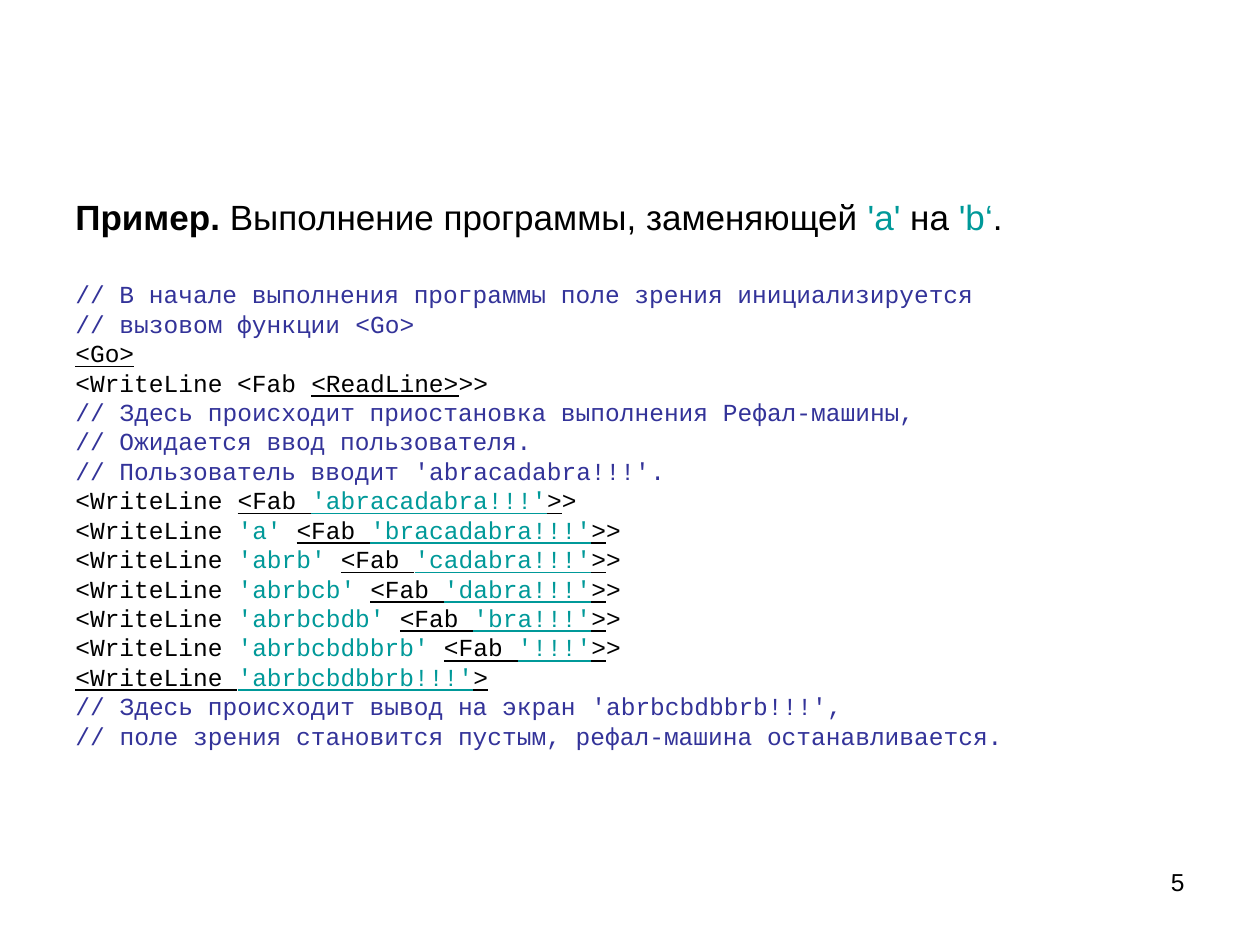
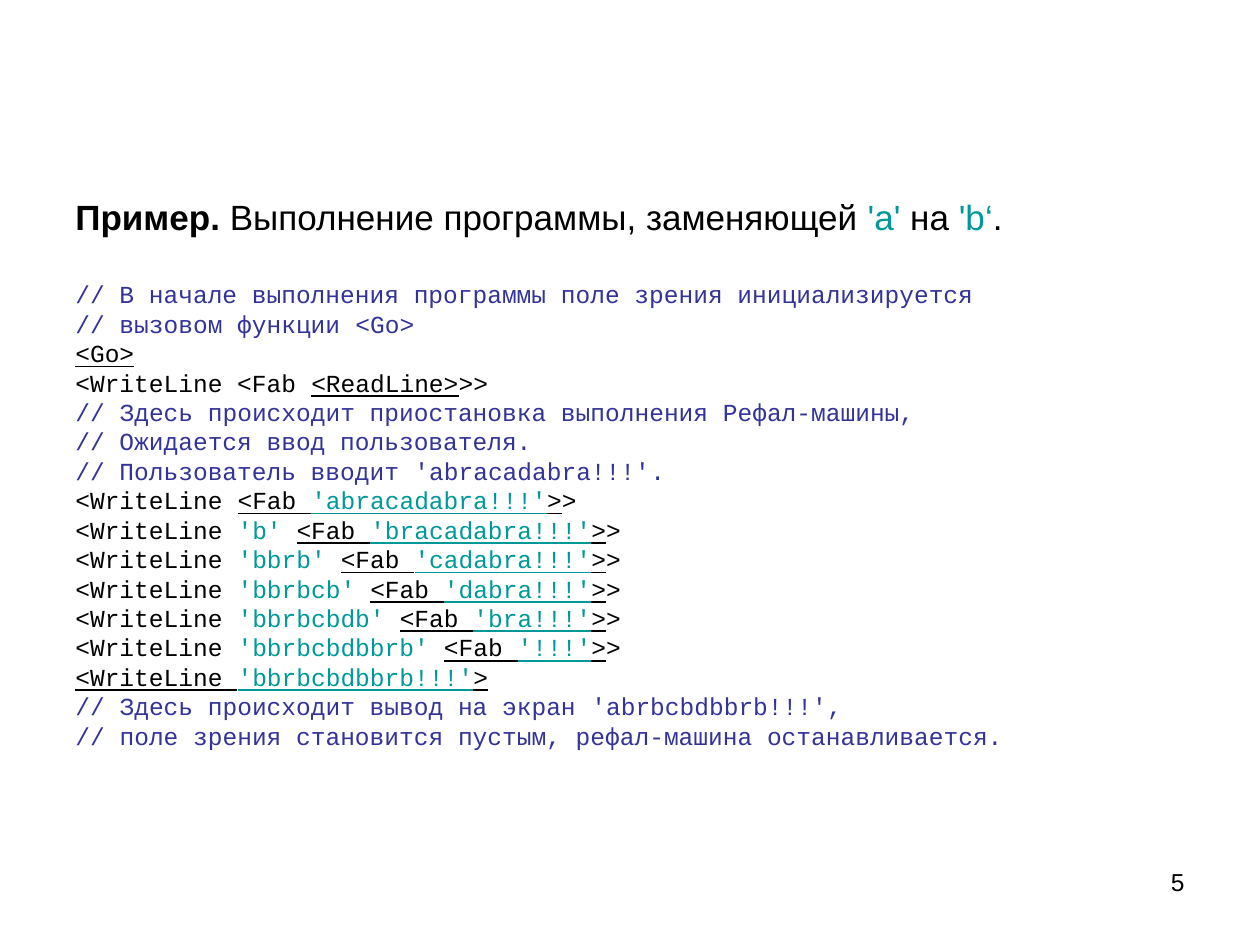
Before and after one commit to Mazdaywik/Refal-05, a slide deck: slide 5 of doc/Компилятор Простого Рефала.ppt. Drawn at 1260x945 pixels with LibreOffice and Linux fonts; fonts in the diff are those of the drawing. Boxes give left, top, right and bottom in pixels: in the first picture for what was removed or moved away, otherwise in the second. Text is boxed around its words. In the diff, an @@ line names an element or a change of style, - is before the commit and + after.

```diff
--- a/doc/Компилятор Простого Рефала.ppt
+++ b/doc/Компилятор Простого Рефала.ppt
@@ title at [75, 204, 1003, 750]: text changed @@
-Пример. Выполнение программы, заменяющей 'a' на 'b‘.
-// В начале выполнения программы поле зрения инициализируется
-// вызовом функции <Go>
-<Go>
-<WriteLine <Fab <ReadLine>>>
-// Здесь происходит приостановка выполнения Рефал-машины,
-// Ожидается ввод пользователя.
-// Пользователь вводит 'abracadabra!!!'.
-<WriteLine <Fab 'abracadabra!!!'>>
-<WriteLine 'a' <Fab 'bracadabra!!!'>>
-<WriteLine 'abrb' <Fab 'cadabra!!!'>>
-<WriteLine 'abrbcb' <Fab 'dabra!!!'>>
-<WriteLine 'abrbcbdb' <Fab 'bra!!!'>>
-<WriteLine 'abrbcbdbbrb' <Fab '!!!'>>
-<WriteLine 'abrbcbdbbrb!!!'>
-// Здесь происходит вывод на экран 'abrbcbdbbrb!!!',
-// поле зрения становится пустым, рефал-машина останавливается.
+Пример. Выполнение программы, заменяющей 'a' на 'b‘.
+// В начале выполнения программы поле зрения инициализируется
+// вызовом функции <Go>
+<Go>
+<WriteLine <Fab <ReadLine>>>
+// Здесь происходит приостановка выполнения Рефал-машины,
+// Ожидается ввод пользователя.
+// Пользователь вводит 'abracadabra!!!'.
+<WriteLine <Fab 'abracadabra!!!'>>
+<WriteLine 'b' <Fab 'bracadabra!!!'>>
+<WriteLine 'bbrb' <Fab 'cadabra!!!'>>
+<WriteLine 'bbrbcb' <Fab 'dabra!!!'>>
+<WriteLine 'bbrbcbdb' <Fab 'bra!!!'>>
+<WriteLine 'bbrbcbdbbrb' <Fab '!!!'>>
+<WriteLine 'bbrbcbdbbrb!!!'>
+// Здесь происходит вывод на экран 'abrbcbdbbrb!!!',
+// поле зрения становится пустым, рефал-машина останавливается.
```
Also in this commit, not shown: 6 other slides changed, 2 other files.
